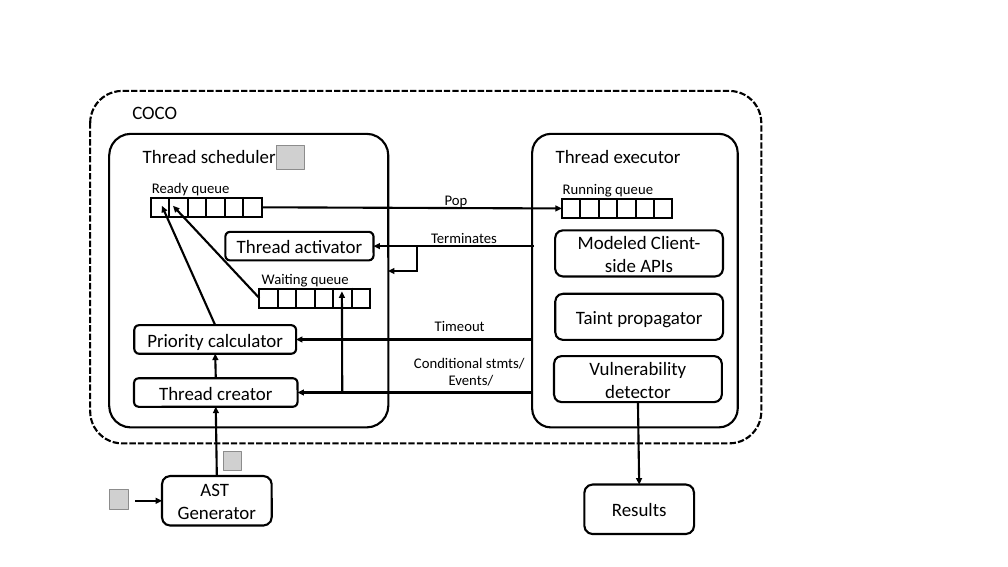
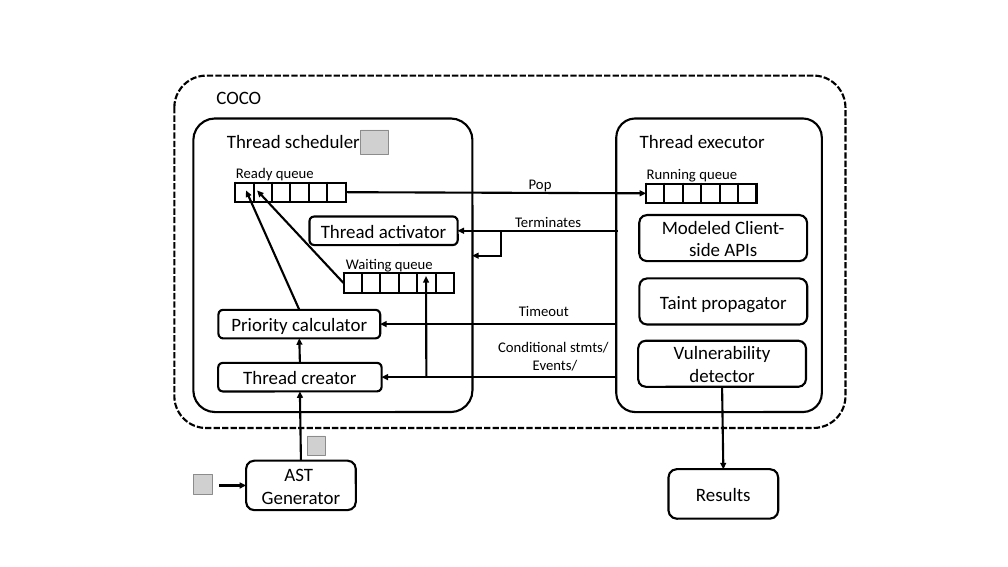
Before and after one commit to Suuuuuzy/run_JSCPG, a slide deck: slide 8 of graphs.pptx. Drawn at 1008x567 pixels with LibreOffice and Linux fonts; fonts in the diff are those of the drawing; grey boxes stand for pictures; background and template pictures are left out. Boxes give left, top, right and bottom in pixels: in the first picture for what was removed or moved away, otherwise in the second. Text is boxed around its words. In the diff, an @@ line names an element or a change of style, - is before the commit and + after.

```diff
--- a/graphs.pptx
+++ b/graphs.pptx
@@ 11 rounded rectangles, 11 arrows, 10 texts, 3 pictures, 3 tables, 1 elbow arrow: place and size @@
-11 rounded rectangles, 11 arrows, 10 texts, 3 pictures, 3 tables, 1 elbow arrow at box(90, 91, 761, 535)
+11 rounded rectangles, 11 arrows, 10 texts, 3 pictures, 3 tables, 1 elbow arrow at box(175, 76, 846, 520)
```
Also in this commit, not shown: 9 other slides changed, 3 other files.
